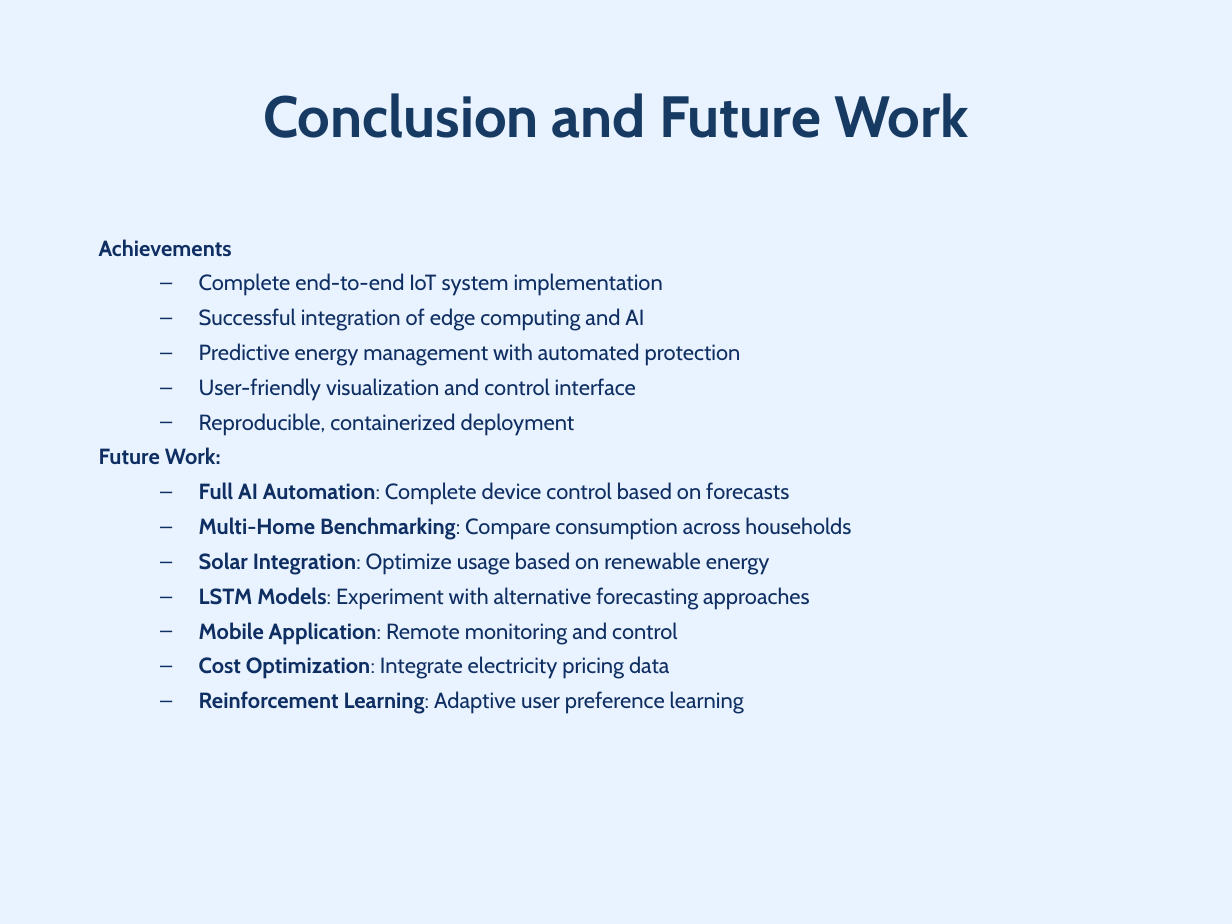
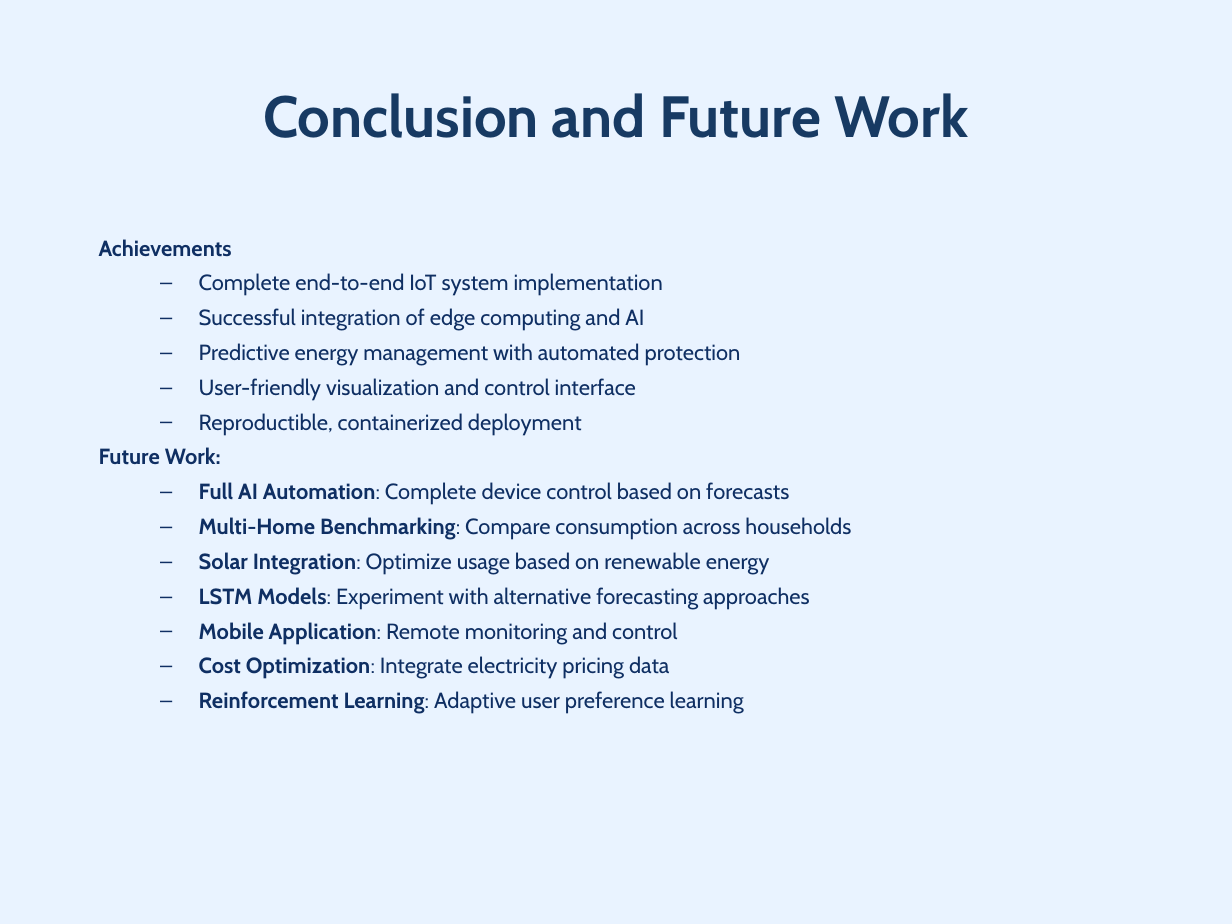
Before and after one commit to StanciuAlin/SmartHomeEnergyOptimizationAssistant, a slide deck: slide 10 of docs/Project_Presentation.pptx. Drawn at 1232x924 pixels with LibreOffice and Linux fonts; fonts in the diff are those of the drawing. Boxes give left, top, right and bottom in pixels: in the first picture for what was removed or moved away, otherwise in the second. Text is boxed around its words. In the diff, an @@ line names an element or a change of style, - is before the commit and + after.

```diff
--- a/docs/Project_Presentation.pptx
+++ b/docs/Project_Presentation.pptx
@@ text at bbox=[199, 413, 582, 436]: text changed @@
-  – Reproducible, containerized deployment
+  – Reproductible, containerized deployment
```
Also in this commit, not shown: 2 other slides changed.
